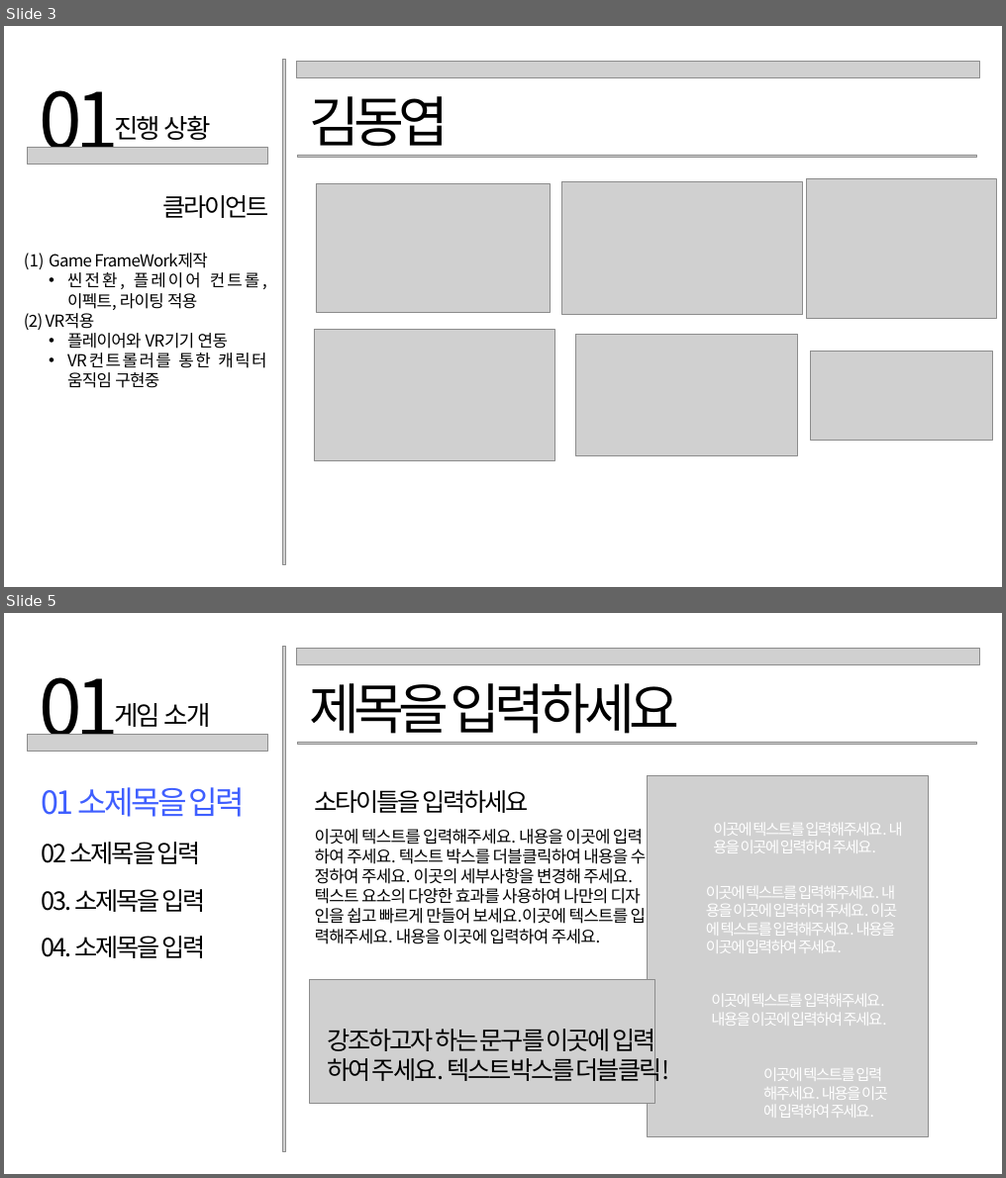
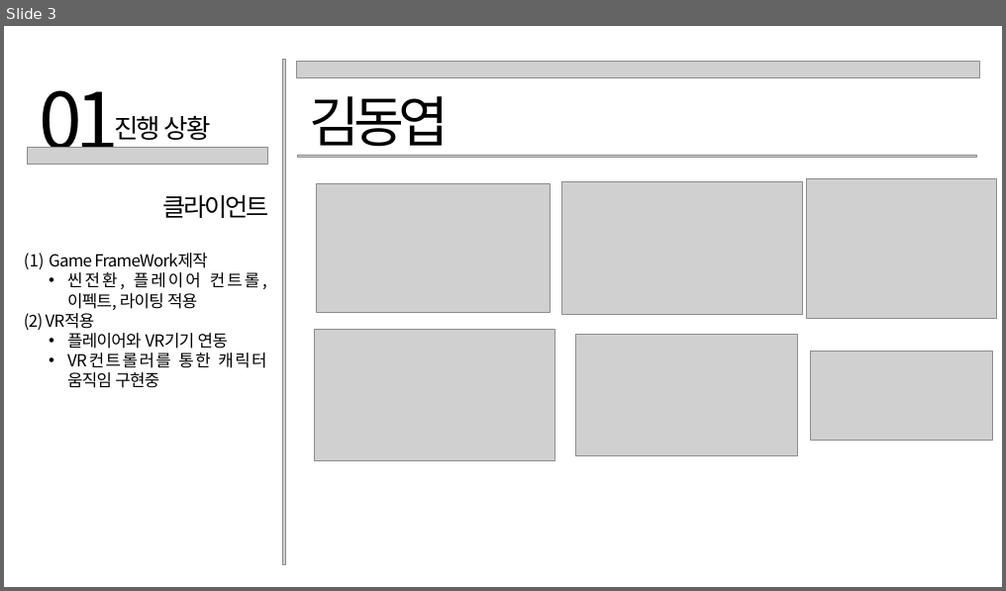
Before and after one commit to Chaeyoung2/FURY, a slide deck: 종합설계1/종합설계1 진행 상황.pptx. Shown one above the other, each under a label of ours: slides 3 and 5 before the commit, slide 3 after it; the slides between them are not shown. The pictures are 1006x1178 and 1006x591 pixels, drawn with LibreOffice and Linux fonts; fonts in the diff are those of the drawing; grey boxes stand for pictures. Boxes give left, top, right and bottom in pixels: in the first picture for what was removed or moved away, otherwise in the second. Text is boxed around its words. In the diff, an @@ line names an element or a change of style, - is before the commit and + after.

```diff
--- a/종합설계1/종합설계1 진행 상황.pptx
+++ b/종합설계1/종합설계1 진행 상황.pptx
@@ slide 5 removed at box(4, 613, 1002, 1174), background #FFFFFF @@
@@ picture removed at box(282, 647, 285, 1153) @@
@@ picture removed at box(296, 648, 979, 664) @@
@@ text removed at box(40, 677, 119, 752) @@
-01
@@ text removed at box(309, 683, 680, 743) @@
-제목을 입력하세요
@@ text removed at box(115, 703, 211, 727) @@
-게임 소개
@@ picture removed at box(27, 734, 267, 752) @@
@@ picture removed at box(297, 742, 977, 745) @@
@@ text removed at box(41, 787, 244, 817) @@
-01 소제목을 입력
@@ text removed at box(315, 790, 530, 813) @@
-소타이틀을 입력하세요
@@ picture removed at box(648, 775, 928, 1137) @@
@@ text removed at box(41, 842, 201, 864) @@
-02 소제목을 입력
@@ text removed at box(315, 829, 646, 945) @@
-이곳에 텍스트를 입력해주세요. 내용을 이곳에 입력
-하여 주세요. 텍스트 박스를 더블클릭하여 내용을 수
-정하여 주세요. 이곳의 세부사항을 변경해 주세요.
-텍스트 요소의 다양한 효과를 사용하여 나만의 디자
-인을 쉽고 빠르게 만들어 보세요.이곳에 텍스트를 입
-력해주세요. 내용을 이곳에 입력하여 주세요.
@@ text removed at box(713, 823, 903, 854) @@
-이곳에 텍스트를 입력해주세요. 내
-용을 이곳에 입력하여 주세요.
@@ text removed at box(41, 889, 206, 912) @@
-03. 소제목을 입력
@@ text removed at box(706, 886, 897, 954) @@
-이곳에 텍스트를 입력해주세요. 내
-용을 이곳에 입력하여 주세요. 이곳
-에 텍스트를 입력해주세요. 내용을
-이곳에 입력하여 주세요.
@@ text removed at box(41, 936, 206, 959) @@
-04. 소제목을 입력
@@ picture removed at box(309, 979, 654, 1103) @@
@@ text removed at box(711, 994, 887, 1026) @@
-이곳에 텍스트를 입력해주세요.
-내용을 이곳에 입력하여 주세요.
@@ text removed at box(327, 1024, 670, 1085) @@
-강조하고자 하는 문구를 이곳에 입력
-하여 주세요. 텍스트박스를 더블클릭!
@@ text removed at box(763, 1068, 888, 1118) @@
-이곳에 텍스트를 입력
-해주세요. 내용을 이곳
-에 입력하여 주세요.
```
Also in this commit, not shown: 2 slides changed, 1 slide added, 1 other slide removed.
